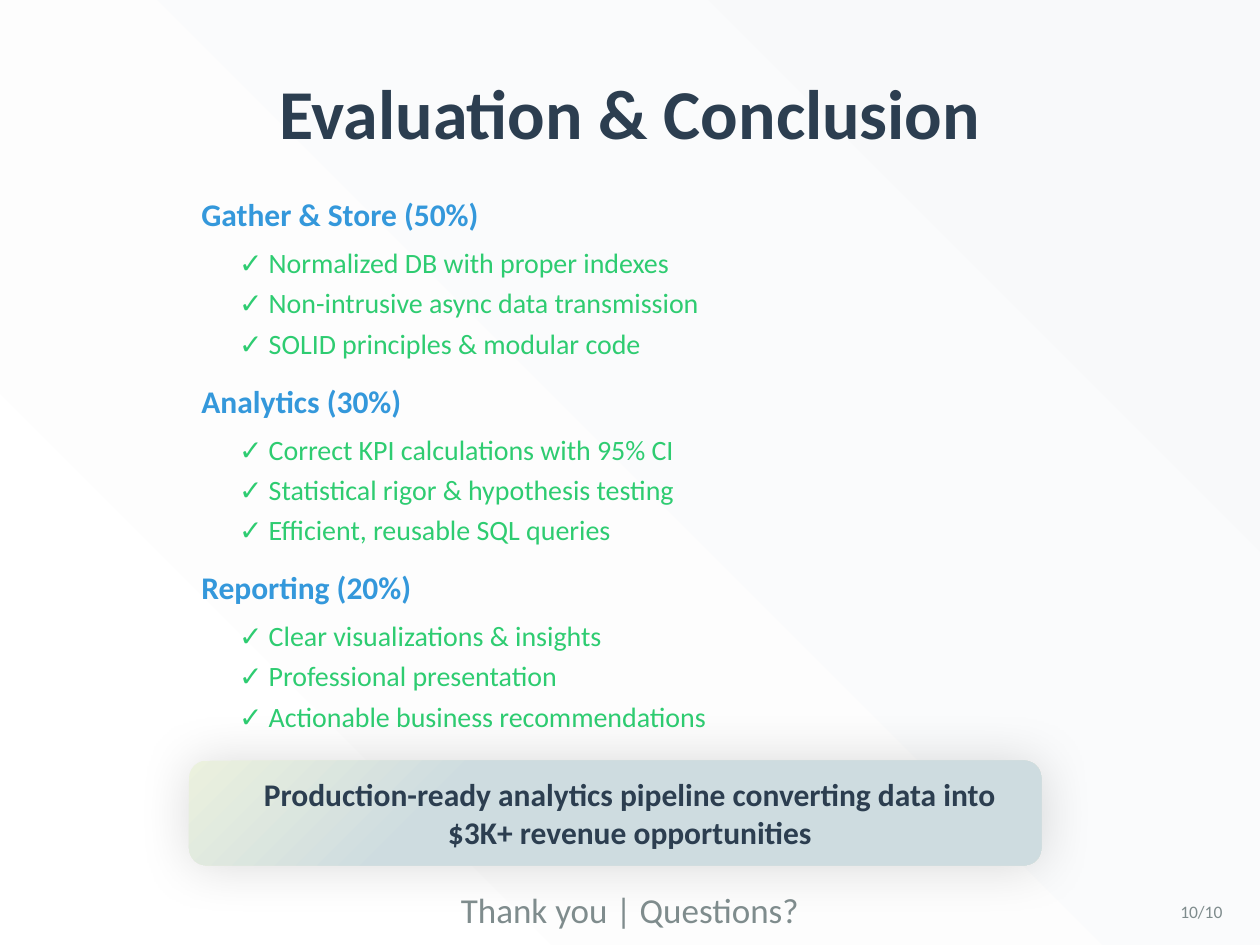
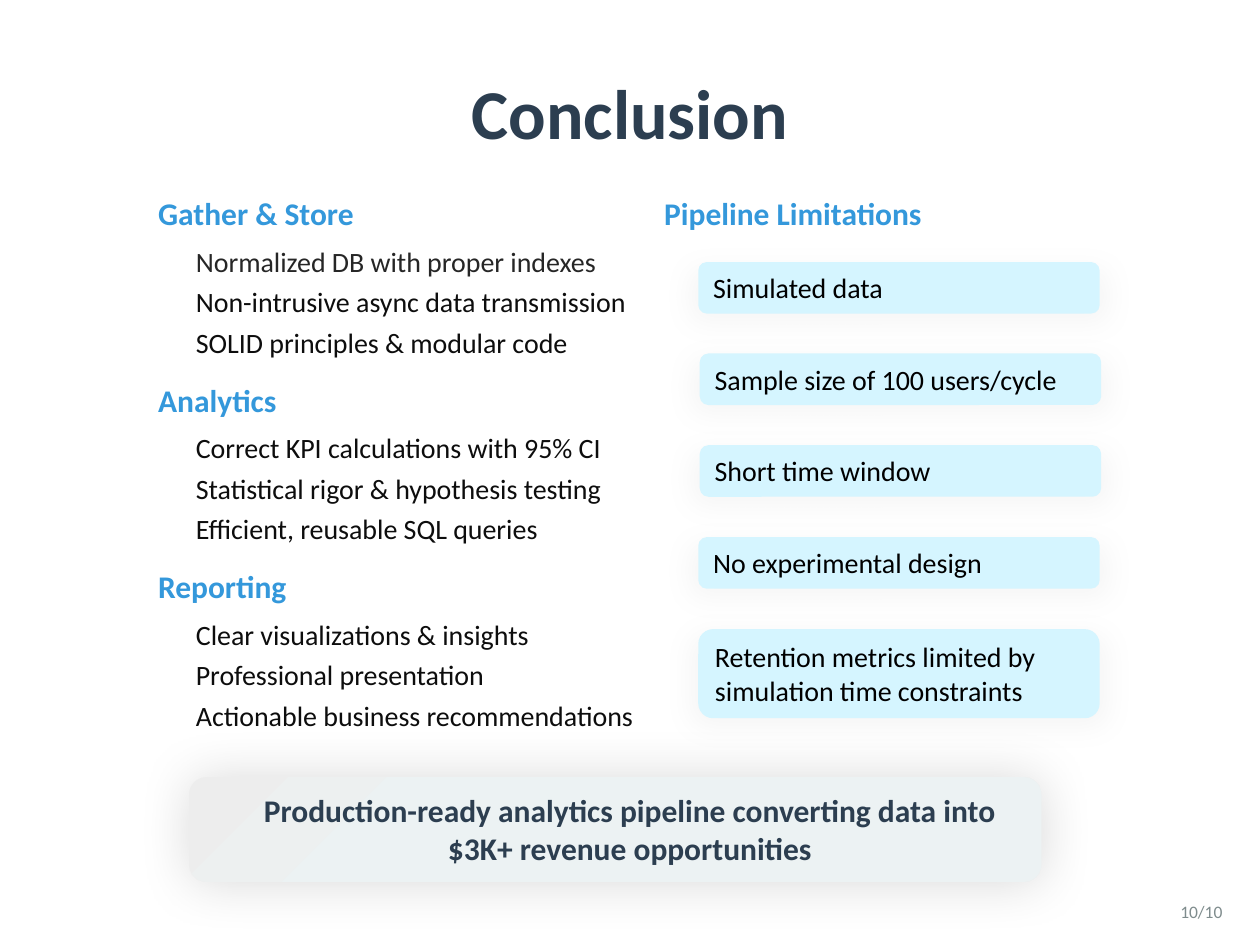
Before and after one commit to yiwei79/GameData_Analysis_Projects, a slide deck: slide 10 of Delivery 1 KPIs/Deliverables/Game_Analytics_Presentation.pptx. Drawn at 1260x945 pixels with LibreOffice and Linux fonts; fonts in the diff are those of the drawing. Boxes give left, top, right and bottom in pixels: in the first picture for what was removed or moved away, otherwise in the second. Text is boxed around its words. In the diff, an @@ line names an element or a change of style, - is before the commit and + after.

```diff
--- a/Delivery 1 KPIs/Deliverables/Game_Analytics_Presentation.pptx
+++ b/Delivery 1 KPIs/Deliverables/Game_Analytics_Presentation.pptx
@@ background gradient #FFFFFF to #F8F9FA to #FFFFFF @@
@@ text at (472,90,788,140): text changed @@
-Evaluation & Conclusion
+Conclusion
@@ text at (158,203,354,226): text changed @@
-Gather & Store (50%)
+Gather & Store
@@ text added at (664,203,922,230), 18 pt, text #3498DB, bold @@
+Pipeline Limitations
@@ text at (196,252,595,277): text changed; text colour #2ECC71 to #262626 @@
-✓ Normalized DB with proper indexes
+Normalized DB with proper indexes
@@ rounded rectangle added at (698,262,1100,314), fill #D5F5FF, 16 pt, text #000000 @@
+Simulated data
@@ text at (196,292,626,317): text changed; text colour #2ECC71 to #0D0D0D @@
-✓ Non-intrusive async data transmission
+Non-intrusive async data transmission
@@ text at (196,333,567,358): text changed; text colour #2ECC71 to #0D0D0D @@
-✓ SOLID principles & modular code
+SOLID principles & modular code
@@ rounded rectangle added at (699,354,1101,406), fill #D5F5FF, 16 pt, text #000000 @@
+Sample size of 100 users/cycle
@@ text at (158,390,276,417): text changed @@
-Analytics (30%)
+Analytics
@@ text at (196,438,601,459): text changed; text colour #2ECC71 to #0D0D0D @@
-✓ Correct KPI calculations with 95% CI
+Correct KPI calculations with 95% CI
@@ rounded rectangle added at (699,445,1101,496), fill #D5F5FF, 16 pt, text #000000 @@
+Short time window
@@ text at (196,479,601,504): text changed; text colour #2ECC71 to #0D0D0D @@
-✓ Statistical rigor & hypothesis testing
+Statistical rigor & hypothesis testing
@@ text at (196,519,537,544): text changed; text colour #2ECC71 to #0D0D0D @@
-✓ Efficient, reusable SQL queries
+Efficient, reusable SQL queries
@@ rounded rectangle added at (698,537,1100,588), fill #D5F5FF, 16 pt, text #000000 @@
+No experimental design
@@ text at (158,576,286,604): text changed @@
-Reporting (20%)
+Reporting
@@ text at (196,625,528,650): text changed; text colour #2ECC71 to #0D0D0D @@
-✓ Clear visualizations & insights
+Clear visualizations & insights
@@ rounded rectangle added at (698,629,1100,718), fill #D5F5FF, 16 pt, text #000000 @@
+Retention metrics limited by simulation time constraints
@@ text at (196,665,484,690): text changed; text colour #2ECC71 to #0D0D0D @@
-✓ Professional presentation
+Professional presentation
@@ text at (196,706,633,727): text changed; text colour #2ECC71 to #0D0D0D @@
-✓ Actionable business recommendations
+Actionable business recommendations
@@ rounded rectangle: place and size @@
-rounded rectangle at (189,761,1041,866)
+rounded rectangle at (189,777,1041,882)
@@ rounded rectangle at (189,777,1041,882): fill gradient #CEDCE0 to #EBF1DE to gradient #ECF2F3 to #EDEDED @@
@@ text "Production-ready analytics pipeline converting data ...": place and size @@
-text "Production-ready analytics pipeline converting data ..." at (264,784,995,849)
+text "Production-ready analytics pipeline converting data ..." at (264,800,995,865)
@@ text removed at (461,898,799,929) @@
-Thank you | Questions?
```
Also in this commit, not shown: 9 other slides changed, 1 slide added, 4 other files.
